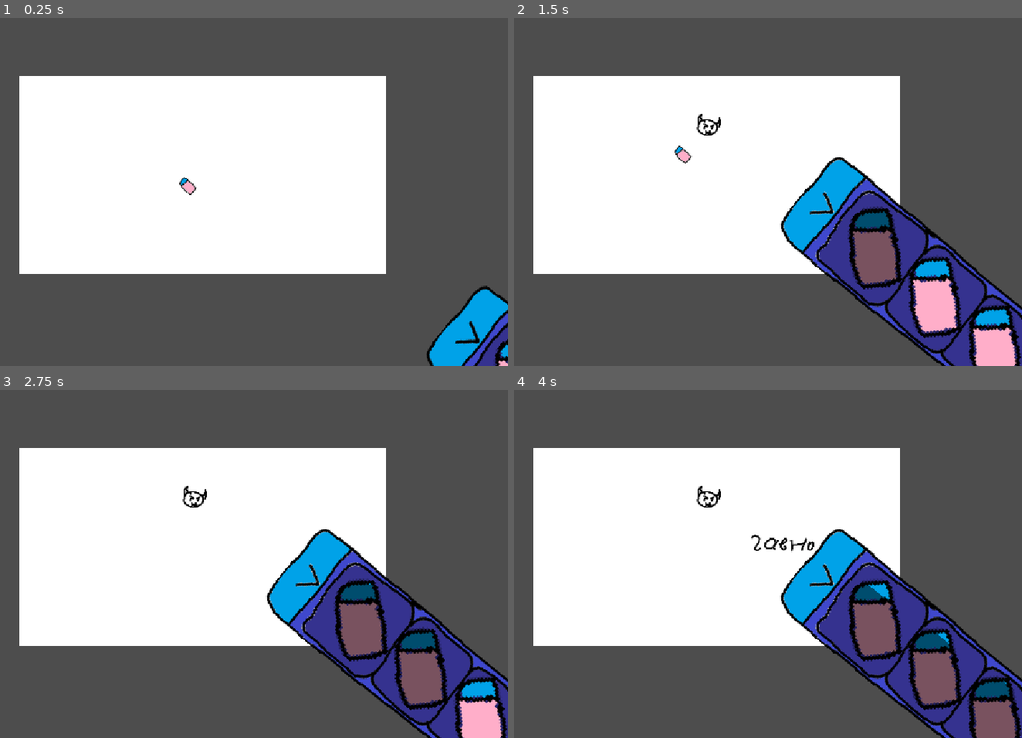
Above: before the commit, frames 1-4 (two rows, left to right).
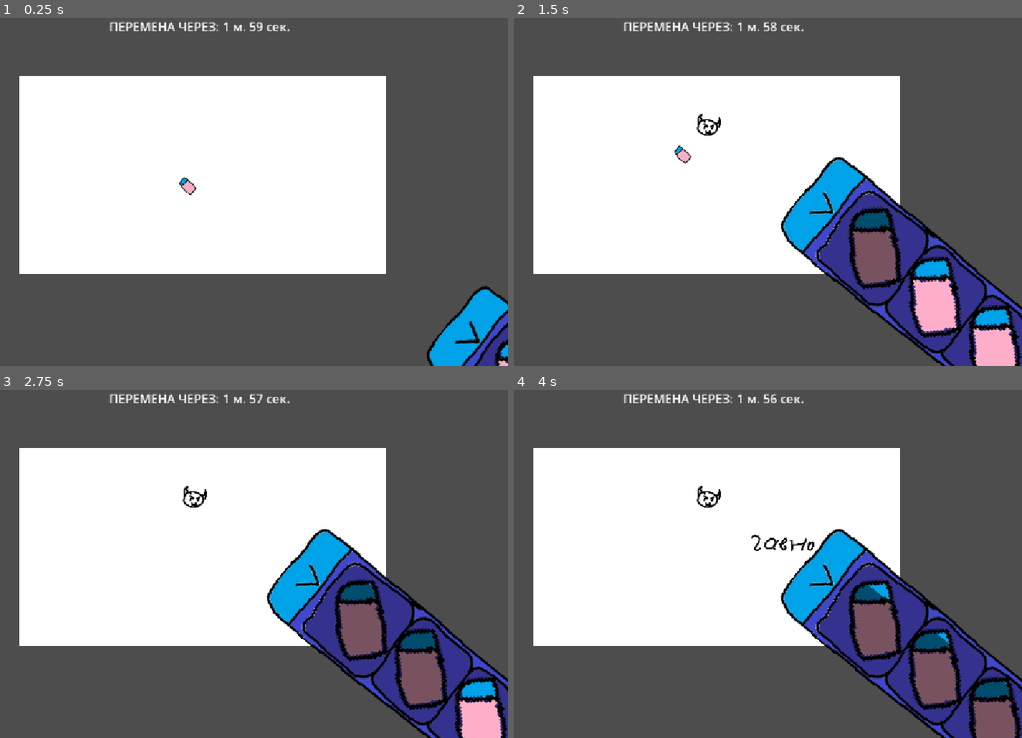
Above: after the commit, the same moments.

Repository: AmongRyzh/maxter-s-jam-2026
Game: Godot game, scene res://gameplay.tscn
Same seed, same stepped clock (60 frames per second), same inputs: the game is played once before the commit and once after it. The engine's default icon, where the game draws it, is replaced by a stand-in: a white triangle on a blue panel in a dark square.
Inputs (mouse positions are in pixels of both pictures, inside the frame that each line leads up to):
- Up to frame 1 (0.25 s): no input
- Up to frame 2 (1.5 s): move the mouse to (981, 331) at 0.52 s; click (981, 331) at 0.67 s; move the mouse to (874, 251) at 1.27 s; click (874, 251) at 1.42 s
- Up to frame 3 (2.75 s): tap Enter at 2 s; move the mouse to (421, 668) at 2.02 s; click (421, 668) at 2.17 s
- Up to frame 4 (4 s): tap Space at 2.75 s; move the mouse to (996, 717) at 2.77 s; click (996, 717) at 2.92 s; tap Enter at 3.5 s; move the mouse to (900, 616) at 3.52 s; click (900, 616) at 3.67 s

The runs differ from the first frame. In frame 1, 0.5% of the frame differs, in the area x 21-57%, y 0-4%; in frame 2, 0.5%; in frame 3, 0.5%; in frame 4, 0.5%.

Commit message:
бумажный летательный аппарат + конец игры имплементированы

Diff:
--- a/dangers/danger.tscn
+++ b/dangers/danger.tscn
@@ -1,6 +1,6 @@
 [gd_scene format=3 uid="uid://bfbmr3mjgd1fs"]
 
-[ext_resource type="Script" uid="uid://bm36orw1mffgd" path="res://dangers/danger.gd" id="1_5rr7t"]
+[ext_resource type="Script" uid="uid://bm36orw1mffgd" path="res://dangers/paper_ball/paper_ball.gd" id="1_5rr7t"]
 [ext_resource type="Texture2D" uid="uid://dclgstmi4mv7i" path="res://dangers/danger_shadow.png" id="2_25oqr"]
 
 [sub_resource type="RectangleShape2D" id="RectangleShape2D_2gr5k"]
--- a/dangers/danger.gd
+++ b/dangers/paper_ball/paper_ball.gd
@@ -1,4 +1,5 @@
 extends Area2D
+class_name PaperBall
 
 var initial_speed : float
 var throw_angle_degrees : float
@@ -34,7 +35,7 @@
 		else:
 			if !landed:
 				landed = true
-				if eraser:
+				if eraser and !get_tree().current_scene.is_pencil_case_opened():
 					eraser.current_eraser_durability = 0
 
 func launch_projectile(initial_pos: Vector2, direction: Vector2, desired_distance: float, desired_angle_deg: float):
--- a/dangers/paper_ball/paper_ball.tscn
+++ b/dangers/paper_ball/paper_ball.tscn
@@ -4,7 +4,7 @@
 [ext_resource type="Texture2D" uid="uid://biwwtv4ht1cgd" path="res://dangers/paper_ball/paper_ball.png" id="2_s7qe7"]
 
 [sub_resource type="CircleShape2D" id="CircleShape2D_kbfkw"]
-radius = 32.0
+radius = 24.0
 
 [node name="PaperBall" unique_id=1070415679 instance=ExtResource("1_6ggbv")]
 
@@ -12,4 +12,5 @@
 shape = SubResource("CircleShape2D_kbfkw")
 
 [node name="Sprite2D" parent="Projectile" index="0" unique_id=321822552]
+show_behind_parent = true
 texture = ExtResource("2_s7qe7")
--- /dev/null
+++ b/dangers/paper_plane/paper_plane.gd
@@ -0,0 +1,23 @@
+extends Area2D
+class_name PaperPlane
+
+@export var speed : float
+
+var target_direction : Vector2 :
+	set(value):
+		target_direction = value
+		look_at(target_direction)
+
+# Called when the node enters the scene tree for the first time.
+func _ready():
+	$QueueFreeTimer.timeout.connect(queue_free)
+
+	body_entered.connect(_on_body_entered)
+
+# Called every frame. 'delta' is the elapsed time since the previous frame.
+func _physics_process(delta):
+	global_position += target_direction * speed * delta
+
+func _on_body_entered(body: Node2D):
+	if body is Eraser and !get_tree().current_scene.is_pencil_case_opened():
+		body.current_eraser_durability = 0
--- /dev/null
+++ b/dangers/paper_plane/paper_plane.tscn
@@ -0,0 +1,19 @@
+[gd_scene format=3 uid="uid://dk7cjptcceqqb"]
+
+[ext_resource type="Script" uid="uid://chlht28lxh4qk" path="res://dangers/paper_plane/paper_plane.gd" id="1_mgh1e"]
+[ext_resource type="Texture2D" uid="uid://bytbsnsowauqw" path="res://dangers/paper_plane/paper_plane.png" id="2_c7bj2"]
+
+[sub_resource type="CircleShape2D" id="CircleShape2D_mgh1e"]
+radius = 42.0119
+
+[node name="PaperPlane" type="Area2D" unique_id=150558746]
+script = ExtResource("1_mgh1e")
+speed = 700.0
+
+[node name="Sprite2D" type="Sprite2D" parent="." unique_id=344651925]
+texture = ExtResource("2_c7bj2")
+
+[node name="CollisionShape2D" type="CollisionShape2D" parent="." unique_id=591662745]
+shape = SubResource("CircleShape2D_mgh1e")
+
+[node name="QueueFreeTimer" type="Timer" parent="." unique_id=2031509817]
--- a/gameplay.gd
+++ b/gameplay.gd
@@ -33,6 +33,10 @@
 
 @export var eraser_prefab: PackedScene
 
+@export var game_finish_timer: Timer
+@export var game_finish_label: Label
+@export var game_finish_panel: Panel
+
 @export var bad_text_spawn_timer: RandomTimer
 @export var begin_random_event_timer: Timer
 @export var monster_spawn_timer: RandomTimer
@@ -46,6 +50,14 @@
 @export var dangers: Array[PackedScene]
 
 func _ready():
+	game_finish_panel.hide()
+
+	game_finish_timer.timeout.connect(func():
+		Engine.time_scale = 0
+		game_finish_panel.show()
+		game_finish_panel.get_node("Peremena").play()
+		)
+
 	bad_texts = get_all_bad_texts()
 
 	bad_text_spawn_timer.timeout.connect(_spawn_bad_text)
@@ -79,6 +91,8 @@
 
 # Called every frame. 'delta' is the elapsed time since the previous frame.
 func _process(delta):
+	game_finish_label.text = "ПЕРЕМЕНА ЧЕРЕЗ: %d м. %02d сек." % [floori(game_finish_timer.time_left / 60), posmod(game_finish_timer.time_left, 60)]
+
 	queue_redraw()
 
 func get_all_bad_texts() -> Array[Image]:
@@ -163,19 +177,33 @@
 	var danger = dangers.pick_random().instantiate()
 
 	var initial_pos : Vector2
-	initial_pos.x = -100 if randi_range(0, 1) == 0 else get_viewport().get_visible_rect().size.x + 100
-	initial_pos.y = randf_range(0, get_viewport().get_visible_rect().size.y)
-
-	print(eraser)
 
 	var target_pos = eraser.position if eraser != null else get_random_pos_in_viewport_with_offset(100)
 
-	var direction : Vector2 = initial_pos.direction_to(target_pos)
-	var dist : float = initial_pos.distance_to(target_pos)
+	if danger is PaperBall:
+		initial_pos.x = -100 if randi_range(0, 1) == 0 else get_viewport().get_visible_rect().size.x + 100
+		initial_pos.y = randf_range(0, get_viewport().get_visible_rect().size.y)
+
+		var direction : Vector2 = initial_pos.direction_to(target_pos)
+		var dist : float = initial_pos.distance_to(target_pos)
+
+		danger.launch_projectile(initial_pos, direction, dist, 45)
+	elif danger is PaperPlane:
+		var rand_1 = randi_range(0, 1)
+		var rand_2 = randi_range(0, 1)
+
+		match rand_1:
+			0:
+				initial_pos.x = -100 if rand_2 == 0 else get_viewport().get_visible_rect().size.x + 100
+				initial_pos.y = randf_range(0, get_viewport().get_visible_rect().size.y)
+			1:
+				initial_pos.x = randf_range(0, get_viewport().get_visible_rect().size.x)
+				initial_pos.y = -100 if rand_2 == 0 else get_viewport().get_visible_rect().size.y + 100
+
+		danger.global_position = initial_pos
+		danger.target_direction = initial_pos.direction_to(target_pos)
 
 	add_child(danger)
-
-	danger.launch_projectile(initial_pos, direction, dist, 45)
 
 #func _draw():
 	#if eraser:
--- a/gameplay.tscn
+++ b/gameplay.tscn
@@ -12,14 +12,19 @@
 [ext_resource type="Texture2D" uid="uid://b3bj2a1schior" path="res://teacher/teacher_looking.png" id="10_1qy1k"]
 [ext_resource type="Script" uid="uid://syvtw10xqyxe" path="res://teacher/teacher.gd" id="11_3n40r"]
 [ext_resource type="Texture2D" uid="uid://b5ofoqnche52t" path="res://teacher/teacher_not_looking.png" id="12_45aep"]
-
-[node name="Gameplay" type="Node2D" unique_id=1976024019 node_paths=PackedStringArray("painter_image", "bad_text_spawn_timer", "begin_random_event_timer", "monster_spawn_timer", "danger_spawn_timer", "teacher_cooldown_timer", "teacher_walk_timer", "teacher_look_timer")]
+[ext_resource type="AudioStream" uid="uid://6d62qaxhox2c" path="res://sfx/peremena.ogg" id="13_tyrfw"]
+[ext_resource type="PackedScene" uid="uid://dk7cjptcceqqb" path="res://dangers/paper_plane/paper_plane.tscn" id="14_eod45"]
+
+[node name="Gameplay" type="Node2D" unique_id=1976024019 node_paths=PackedStringArray("painter_image", "game_finish_timer", "game_finish_label", "game_finish_panel", "bad_text_spawn_timer", "begin_random_event_timer", "monster_spawn_timer", "danger_spawn_timer", "teacher_cooldown_timer", "teacher_walk_timer", "teacher_look_timer")]
 top_level = true
 script = ExtResource("1_xuee5")
 painter_image = NodePath("PainterImage")
 bad_texts_dir = "res://bad_texts"
 eraser_size = 12
 eraser_prefab = ExtResource("5_cbffv")
+game_finish_timer = NodePath("Timers/GameFinishTimer")
+game_finish_label = NodePath("CanvasLayer/GameFinishLabel")
+game_finish_panel = NodePath("CanvasLayer/GameFinishPanel")
 bad_text_spawn_timer = NodePath("Timers/BadTextSpawnTimer")
 begin_random_event_timer = NodePath("Timers/BeginRandomEventTimer")
 monster_spawn_timer = NodePath("Timers/MonsterSpawnTimer")
@@ -28,7 +33,7 @@
 teacher_walk_timer = NodePath("Timers/TeacherWalkTimer")
 teacher_look_timer = NodePath("Timers/TeacherLookTimer")
 monster = ExtResource("7_0m7cd")
-dangers = Array[PackedScene]([ExtResource("4_2ihbs")])
+dangers = Array[PackedScene]([ExtResource("4_2ihbs"), ExtResource("14_eod45")])
 
 [node name="Sprite2D" type="Sprite2D" parent="." unique_id=1077234380]
 visible = false
@@ -46,6 +51,11 @@
 
 [node name="Timers" type="Node2D" parent="." unique_id=1585624531]
 
+[node name="GameFinishTimer" type="Timer" parent="Timers" unique_id=501557436]
+wait_time = 120.0
+one_shot = true
+autostart = true
+
 [node name="BadTextSpawnTimer" type="Timer" parent="Timers" unique_id=1770689058]
 wait_time = 1.5999999999999999
 script = ExtResource("8_0m7cd")
@@ -64,9 +74,10 @@
 pick_random_wait_time_again_on_restart = true
 
 [node name="DangerSpawnTimer" type="Timer" parent="Timers" unique_id=811568700]
-wait_time = 7.0
+wait_time = 6.5
 script = ExtResource("8_0m7cd")
 random_range = 4.0
+pick_random_wait_time_again_on_restart = true
 
 [node name="TeacherCooldownTimer" type="Timer" parent="Timers" unique_id=2019654275]
 wait_time = 15.0
@@ -99,7 +110,101 @@
 max_black_pixel_count = 150
 
 [node name="PencilCase" parent="." unique_id=653688394 instance=ExtResource("7_fbudy")]
+z_index = 1
 position = Vector2(1269.0001, 745.0001)
 rotation = 0.6806784
 closed_position = Vector2(1269.0001, 745.0001)
 opened_position = Vector2(971.0001, 504)
+
+[node name="CanvasLayer" type="CanvasLayer" parent="." unique_id=974538232]
+
+[node name="GameFinishLabel" type="Label" parent="CanvasLayer" unique_id=1348736259]
+anchors_preset = 5
+anchor_left = 0.5
+anchor_right = 0.5
+offset_left = -118.0
+offset_right = 118.0
+offset_bottom = 23.0
+grow_horizontal = 2
+theme_override_font_sizes/font_size = 23
+text = "ПЕРЕМЕНА ЧЕРЕЗ: 2 м. 00 сек."
+horizontal_alignment = 1
+
+[node name="GameFinishPanel" type="Panel" parent="CanvasLayer" unique_id=1906381748]
+anchors_preset = 8
+anchor_left = 0.5
+anchor_top = 0.5
+anchor_right = 0.5
+anchor_bottom = 0.5
+offset_left = -461.0
+offset_top = -251.0
+offset_right = 461.0
+offset_bottom = 251.0
+grow_horizontal = 2
+grow_vertical = 2
+
+[node name="Peremena" type="AudioStreamPlayer" parent="CanvasLayer/GameFinishPanel" unique_id=21225853]
+stream = ExtResource("13_tyrfw")
+
+[node name="Label" type="Label" parent="CanvasLayer/GameFinishPanel" unique_id=1640908773]
+layout_mode = 1
+anchors_preset = 5
+anchor_left = 0.5
+anchor_right = 0.5
+offset_left = -20.0
+offset_right = 20.0
+offset_bottom = 23.0
+grow_horizontal = 2
+theme_override_font_sizes/font_size = 64
+text = "Вы дожили до перемены!"
+
+[node name="Label2" type="Label" parent="CanvasLayer/GameFinishPanel" unique_id=652346670]
+layout_mode = 1
+anchors_preset = 8
+anchor_left = 0.5
+anchor_top = 0.5
+anchor_right = 0.5
+anchor_bottom = 0.5
+offset_left = -427.0
+offset_top = -154.5
+offset_right = 427.0
+offset_bottom = 115.5
+grow_horizontal = 2
+grow_vertical = 2
+theme_override_font_sizes/font_size = 26
+text = "Lorem ipsum dolor sit amet, consectetur adipiscing elit, sed do eiusmod tempor incididunt ut labore et dolore magna aliqua. Ut enim ad minim veniam, quis nostrud exercitation ullamco laboris nisi ut aliquip ex ea commodo consequat. Duis aute irure dolor in reprehenderit in voluptate velit esse cillum dolore eu fugiat nulla pariatur. Excepteur sint occaecat cupidatat non proident, sunt in culpa qui officia deserunt mollit anim id est laborum."
+horizontal_alignment = 1
+vertical_alignment = 1
+autowrap_mode = 2
+
+[node name="QuitButton" type="Button" parent="CanvasLayer/GameFinishPanel" unique_id=1878299837]
+layout_mode = 1
+anchors_preset = 8
+anchor_left = 0.5
+anchor_top = 0.5
+anchor_right = 0.5
+anchor_bottom = 0.5
+offset_left = -126.0
+offset_top = 116.0
+offset_right = 126.0
+offset_bottom = 169.0
+grow_horizontal = 2
+grow_vertical = 2
+theme_override_font_sizes/font_size = 32
+text = "Выйти из игры"
+
+[node name="TryAgainButton" type="Button" parent="CanvasLayer/GameFinishPanel" unique_id=571704946]
+layout_mode = 1
+anchors_preset = 8
+anchor_left = 0.5
+anchor_top = 0.5
+anchor_right = 0.5
+anchor_bottom = 0.5
+offset_left = -126.0
+offset_top = 174.0
+offset_right = 126.0
+offset_bottom = 227.0
+grow_horizontal = 2
+grow_vertical = 2
+theme_override_font_sizes/font_size = 32
+text = "Попробовать снова"
--- a/monster/monster.tscn
+++ b/monster/monster.tscn
@@ -11,7 +11,7 @@
 collision_layer = 2
 script = ExtResource("1_okp8s")
 speed = 575.0
-min_opaque_pixel_count = 150
+min_opaque_pixel_count = 130
 
 [node name="CollisionShape2D" type="CollisionShape2D" parent="." unique_id=140659944]
 shape = SubResource("RectangleShape2D_0g571")
--- a/teacher/teacher.gd
+++ b/teacher/teacher.gd
@@ -58,7 +58,7 @@
 		var monster_count := get_tree().get_node_count_in_group('monster')
 		print(monster_count)
 
-		if black_pixel_count > max_black_pixel_count and monster_count != 0:
+		if black_pixel_count > max_black_pixel_count or monster_count != 0:
 			Engine.time_scale = 0
 			await get_tree().create_timer(0.3, true, false, true)
 			Engine.time_scale = 1
Renamed: dangers/danger.gd.uid -> dangers/paper_ball/paper_ball.gd.uid
Not shown, added: dangers/paper_plane/paper_plane.gd.uid
Binary file added: dangers/paper_plane/paper_plane.png
Not shown, added: dangers/paper_plane/paper_plane.png.import
Not shown, added: sfx/peremena.ogg.import
Not shown, added: sfx/peremena.ogg
